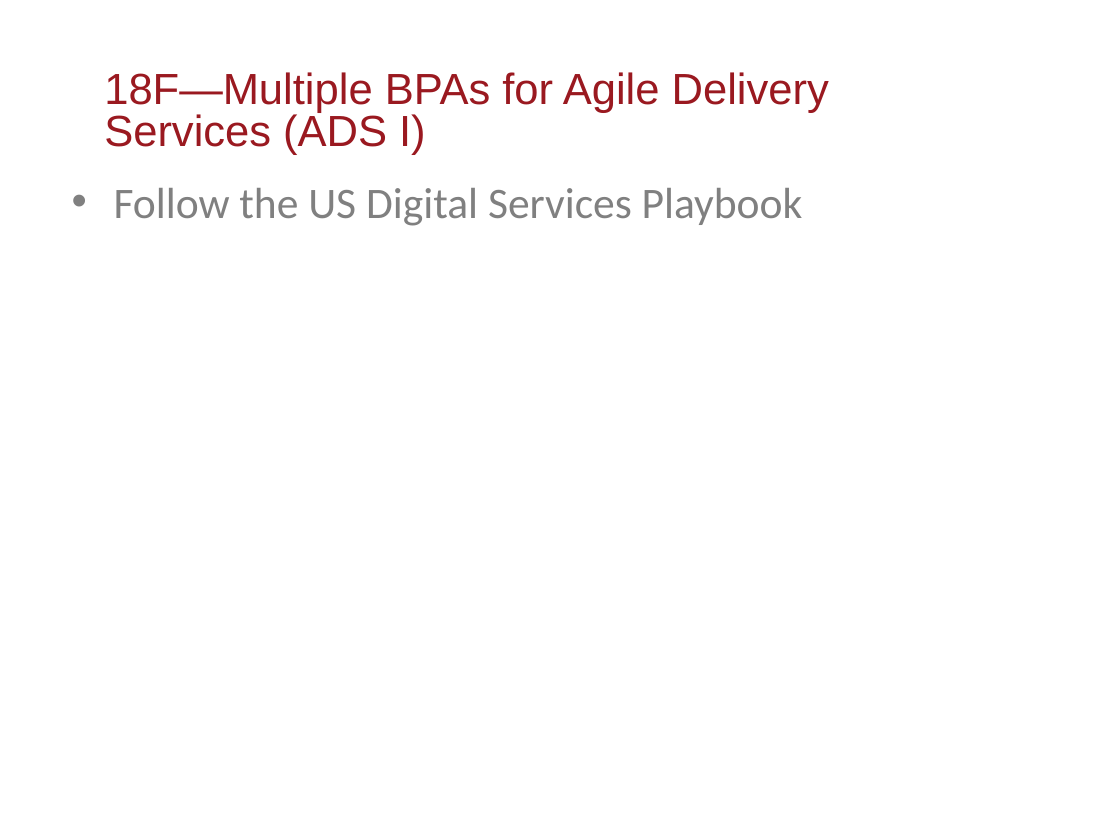
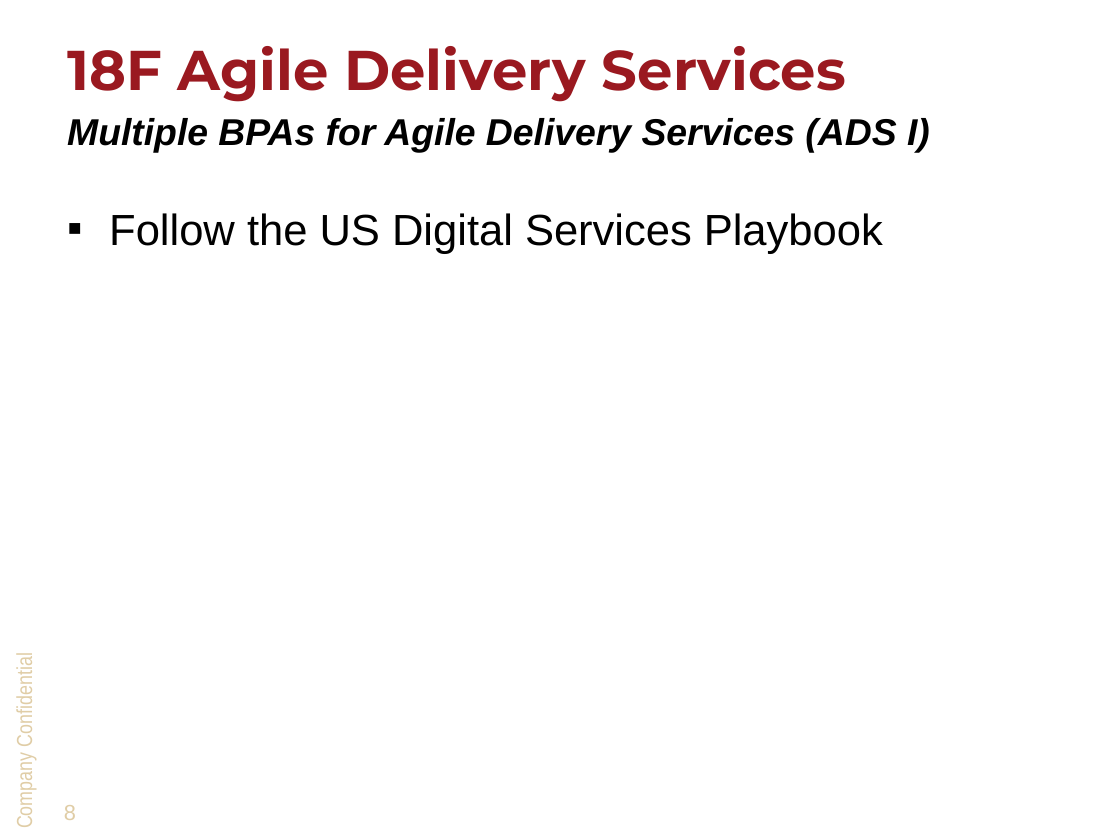
Before and after one commit to DevTechnology/DRIC, a slide deck: slide 8 of Appendix E-Approach Criteria Evidence/criteria A-1 GSA 18F kick off.pptx. Drawn at 1120x840 pixels with LibreOffice and Linux fonts; fonts in the diff are those of the drawing; background and template pictures are left out. Boxes give left, top, right and bottom in pixels: in the first picture for what was removed or moved away, otherwise in the second. Text is boxed around its words. In the diff, an @@ line names an element or a change of style, - is before the commit and + after.

Commit message:
Updated format

```diff
--- a/Appendix E-Approach Criteria Evidence/criteria A-1 GSA 18F kick off.pptx
+++ b/Appendix E-Approach Criteria Evidence/criteria A-1 GSA 18F kick off.pptx
@@ title added at <box>67,46,846,102</box>, 36 pt, text #9A1920, bold @@
+18F Agile Delivery Services
@@ text at <box>67,118,930,153</box>: text changed; size 28 to 24 pt; text colour #9A1920 to #000000; bold on; italic on @@
-18F—Multiple BPAs for Agile Delivery Services (ADS I)
+Multiple BPAs for Agile Delivery Services (ADS I)
@@ text "Follow the US Digital Services ...": place and size @@
-text "Follow the US Digital Services ..." at <box>114,188,803,226</box>
+text "Follow the US Digital Services ..." at <box>109,213,883,254</box>
@@ text "Follow the US Digital Services ..." at <box>109,213,883,254</box>: font Calibri to Arial, text colour #808080 to #000000; bullet • to ▪ @@
@@ text added at <box>12,662,37,827</box>, 14 pt, text #E0CDA6 @@
+Company Confidential
@@ page number added at <box>64,805,76,820</box>, 14 pt, text #E0CDA6 @@
+8
```
Also in this commit, not shown: 7 other slides changed.
